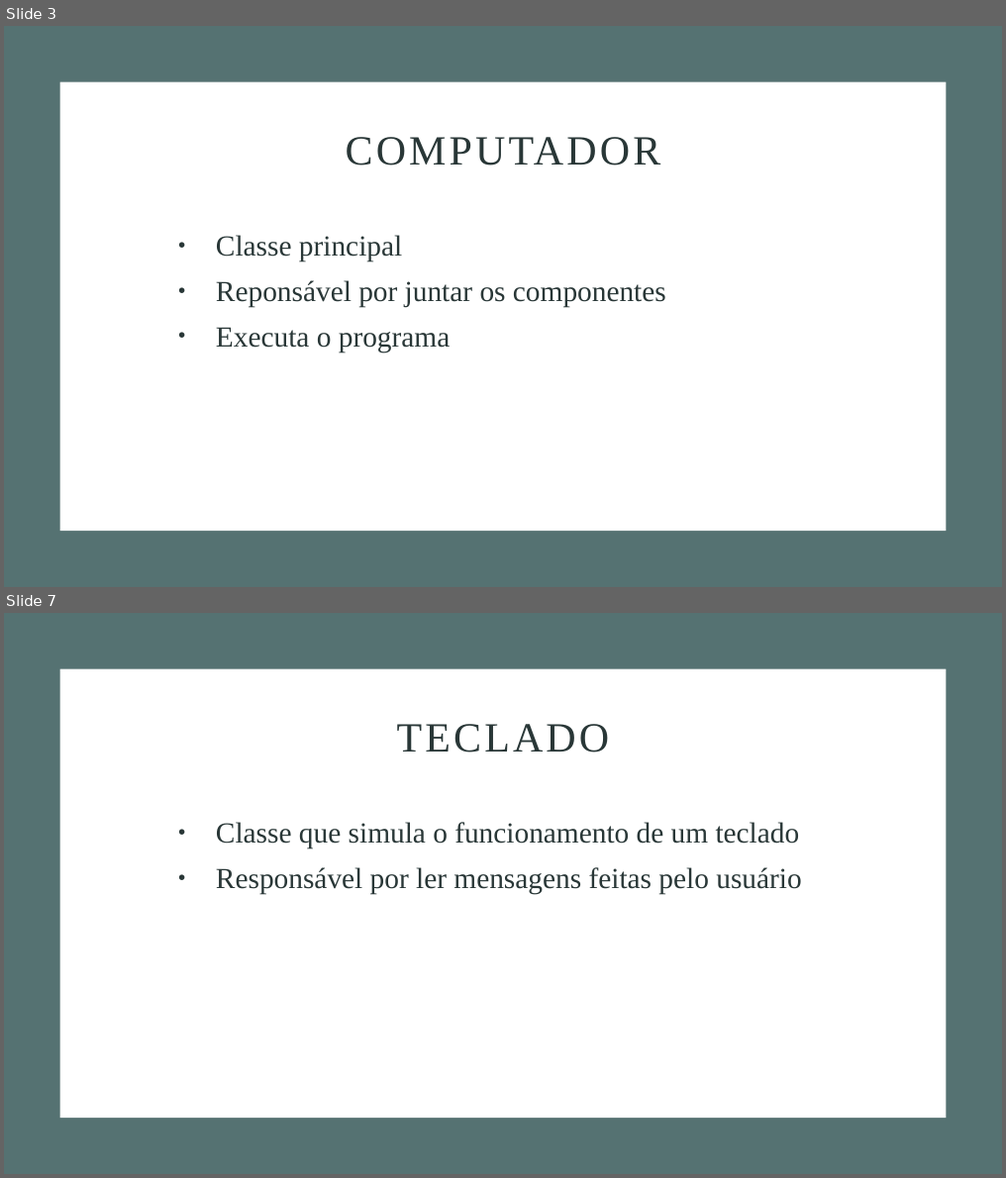
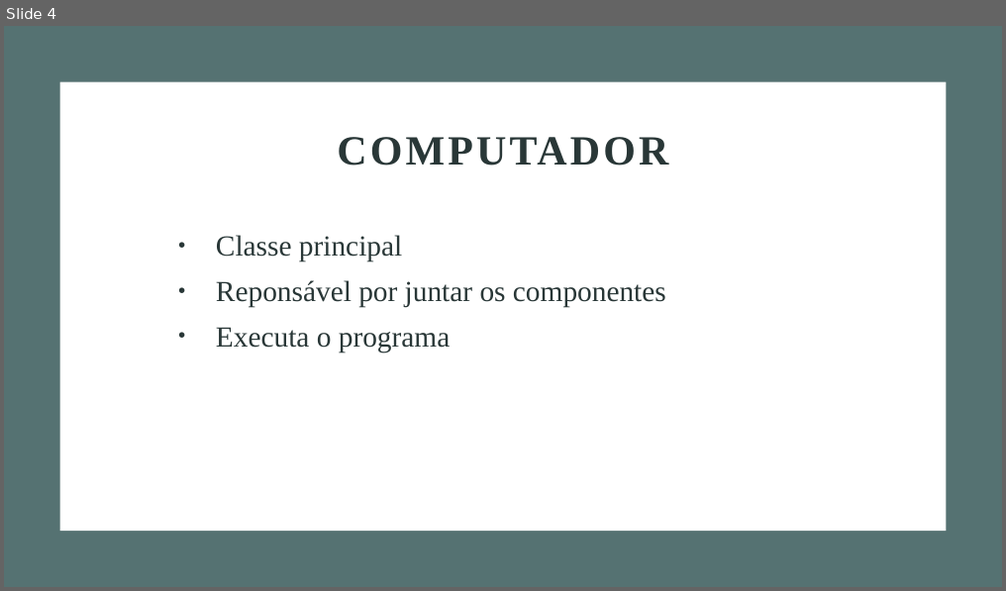
Before and after one commit to bbrez/ProjetoSO2, a slide deck: Apresentação - Sistemas Operacionais.pptx. Shown one above the other, each under a label of ours: slides 3 and 7 before the commit, slide 4 after it; the slides between them are not shown. The pictures are 1006x1178 and 1006x591 pixels, drawn with LibreOffice and Linux fonts; fonts in the diff are those of the drawing. Boxes give left, top, right and bottom in pixels: in the first picture for what was removed or moved away, otherwise in the second. Text is boxed around its words. In the diff, an @@ line names an element or a change of style, - is before the commit and + after.

```diff
--- a/Apresentação - Sistemas Operacionais.pptx
+++ b/Apresentação - Sistemas Operacionais.pptx
@@ slide 7 removed at (x1=4, y1=613, x2=1002, y2=1174), background #FFFFFF @@
@@ rectangle removed at (x1=4, y1=613, x2=1002, y2=1174) @@
@@ rectangle removed at (x1=60, y1=669, x2=945, y2=1118) @@
@@ title removed at (x1=397, y1=724, x2=609, y2=753) @@
-TECLADO
@@ subtitle removed at (x1=216, y1=822, x2=801, y2=895) @@
-• Classe que simula o funcionamento de um teclado
-• Responsável por ler mensagens feitas pelo usuário
@@ what was slide 3 is now slide 4 @@
@@ slide 4 changed as well @@
@@ title "COMPUTADOR" at (x1=337, y1=137, x2=668, y2=166): bold on @@
```
Also in this commit, not shown: 6 other slides changed, 2 other slides removed, 1 other file.
